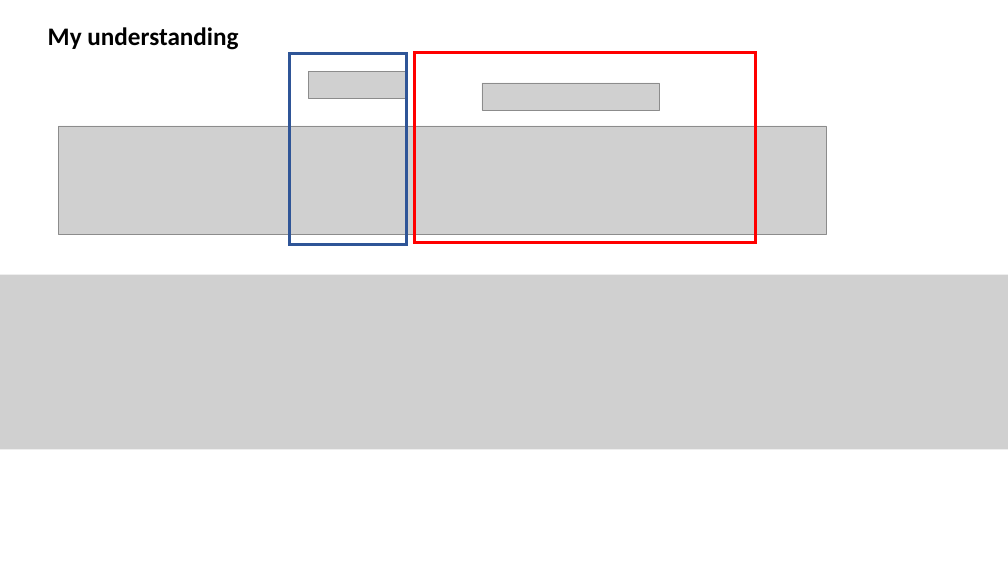
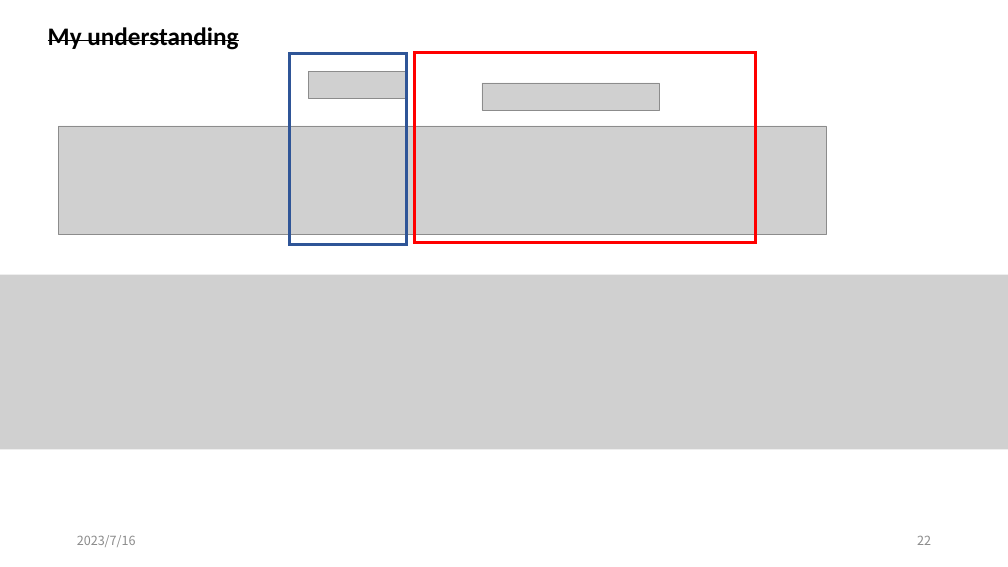
Before and after one commit to wowotou1998/Convex-Optimization-Notes, a slide deck: slide 22 of OptNet详解2.pptx (slide 6 before the commit). Drawn at 1008x567 pixels with LibreOffice and Linux fonts; fonts in the diff are those of the drawing; grey boxes stand for pictures. Boxes give left, top, right and bottom in pixels: in the first picture for what was removed or moved away, otherwise in the second. Text is boxed around its words. In the diff, an @@ line names an element or a change of style, - is before the commit and + after.

```diff
--- a/OptNet详解2.pptx
+++ b/OptNet详解2.pptx
@@ text "My understanding" at <box>48,27,238,50</box>: strikethrough on @@
@@ text added at <box>77,535,136,547</box>, 12 pt, text #8C8C8C @@
+2023/7/16
@@ page number added at <box>917,536,931,545</box>, 12 pt, text #8C8C8C @@
+22
```
Also in this commit, not shown: 3 other slides changed, 18 slides added, 3 slides removed.
